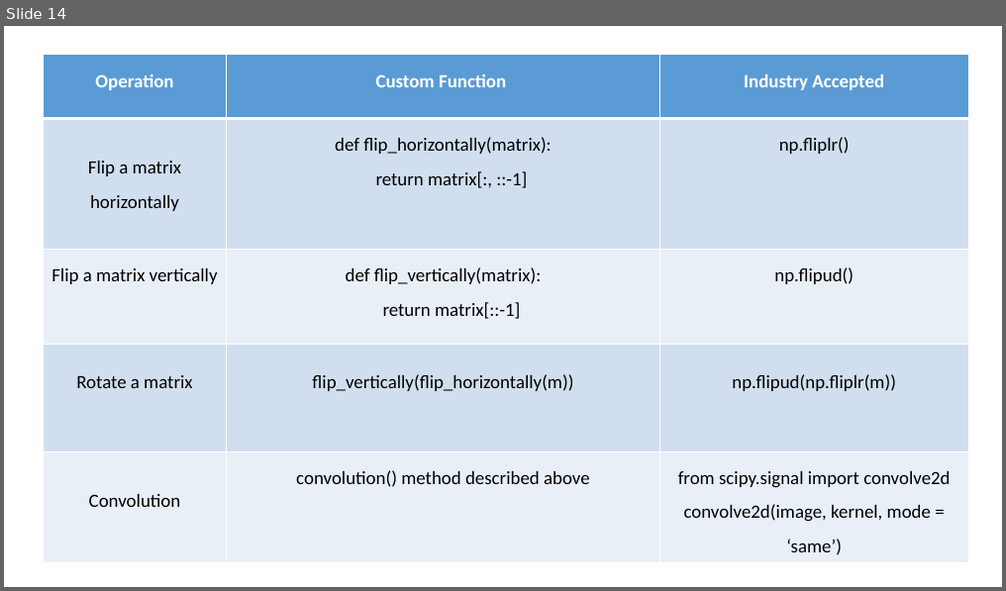
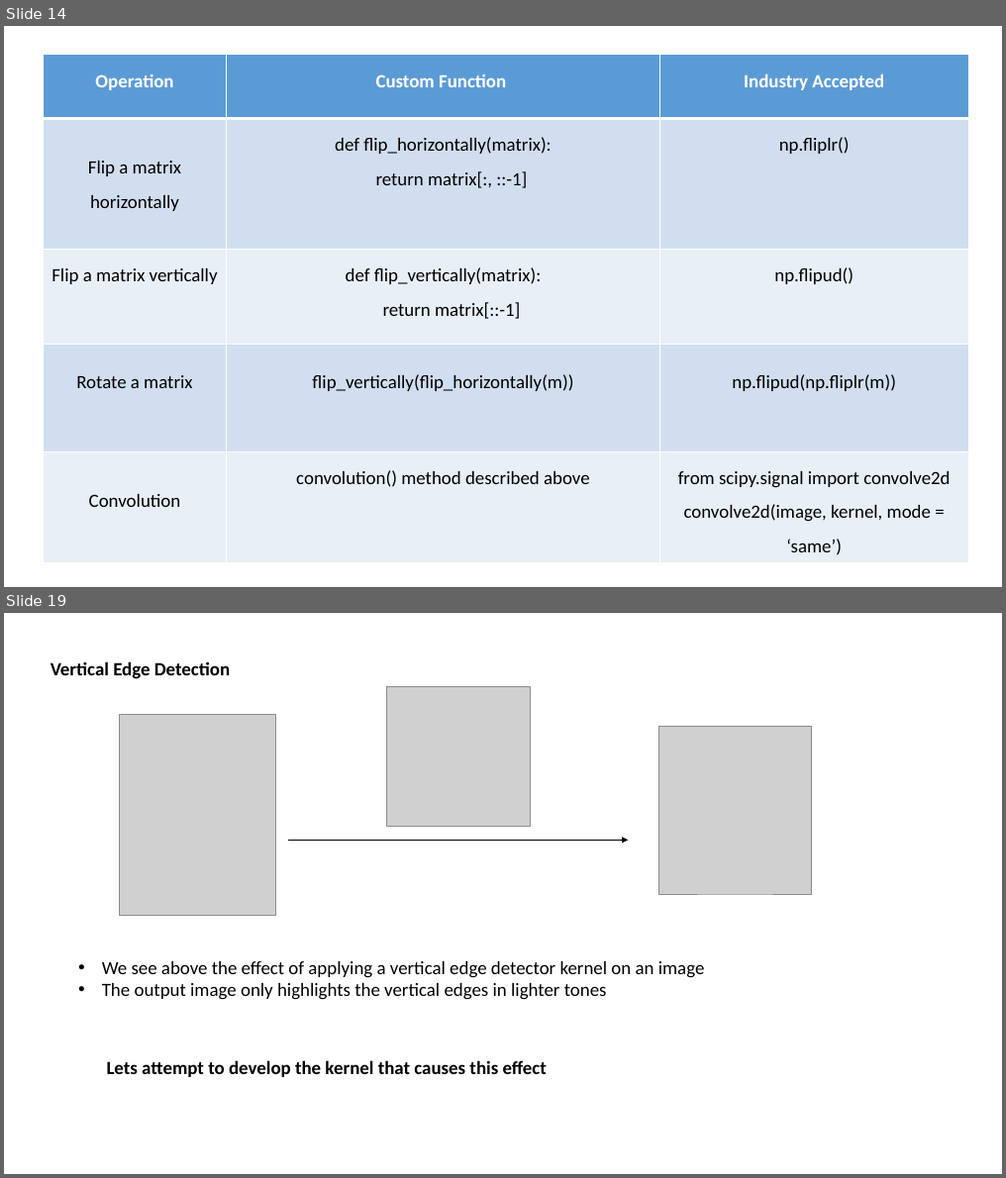
Before and after one commit to in-tandem/real_world_use_cases_1, a slide deck: images_playground/Convolution.pptx. Shown one above the other, each under a label of ours: slide 14 before the commit, slides 14 and 19 after it; the slides between them are not shown. The pictures are 1006x591 and 1006x1178 pixels, drawn with LibreOffice and Linux fonts; fonts in the diff are those of the drawing; grey boxes stand for pictures. Boxes give left, top, right and bottom in pixels: in the first picture for what was removed or moved away, otherwise in the second. Text is boxed around its words. In the diff, an @@ line names an element or a change of style, - is before the commit and + after.

```diff
--- a/images_playground/Convolution.pptx
+++ b/images_playground/Convolution.pptx
@@ slide 19 added at <box>4,613,1002,1174</box>, background #FFFFFF @@
@@ text added at <box>51,662,230,679</box>, 18 pt, text #000000, bold @@
+Vertical Edge Detection
@@ picture added at <box>386,687,531,827</box> @@
@@ picture added at <box>119,715,275,916</box> @@
@@ picture added at <box>659,726,812,894</box> @@
@@ arrow added from (288, 840) to (629, 840), #000000 1.5 pt @@
@@ text added at <box>102,961,705,1000</box>, 18 pt, text #000000 @@
+• We see above the effect of applying a vertical edge detector kernel on an image
+• The output image only highlights the vertical edges in lighter tones
@@ text added at <box>107,1060,547,1077</box>, 18 pt, text #000000, bold @@
+Lets attempt to develop the kernel that causes this effect
```
Also in this commit, not shown: 1 slide changed, 11 other slides added, 13 other files.
